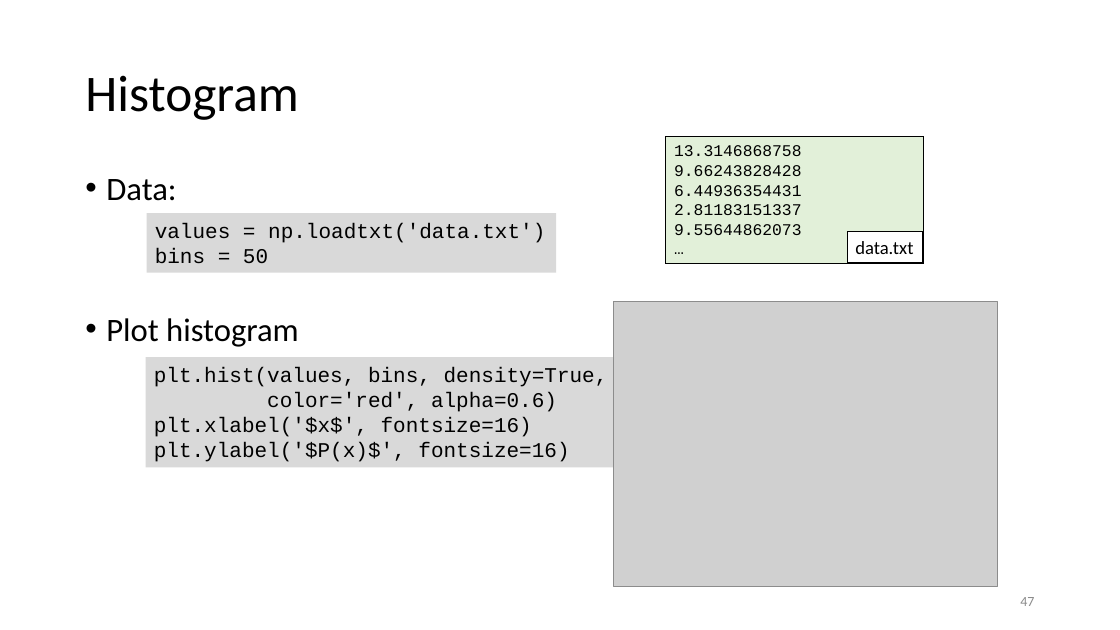
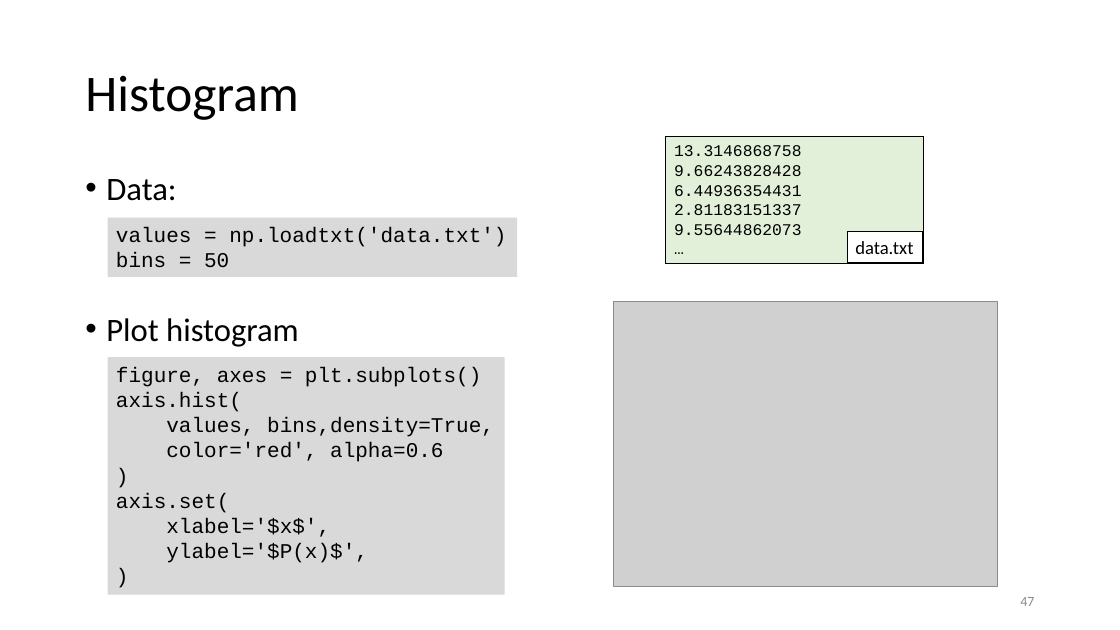
Before and after one commit to gjbex/Scientific-Python, a slide deck: slide 47 of scientific_python.pptx. Drawn at 1120x630 pixels with LibreOffice and Linux fonts; fonts in the diff are those of the drawing; grey boxes stand for pictures. Boxes give left, top, right and bottom in pixels: in the first picture for what was removed or moved away, otherwise in the second. Text is boxed around its words. In the diff, an @@ line names an element or a change of style, - is before the commit and + after.

```diff
--- a/scientific_python.pptx
+++ b/scientific_python.pptx
@@ rectangle "values = np.loadtxt('data.txt')": place and size @@
-rectangle "values = np.loadtxt('data.txt')" at [146,213,556,273]
+rectangle "values = np.loadtxt('data.txt')" at [108,218,518,277]
@@ rectangle "figure, axes = plt.subplots()": place and size @@
-rectangle "figure, axes = plt.subplots()" at [145,357,618,467]
+rectangle "figure, axes = plt.subplots()" at [108,357,504,595]
@@ text in rectangle at [116,367,494,563]: text changed @@
-plt.hist(values, bins, density=True,
-color='red', alpha=0.6)
-plt.xlabel('$x$', fontsize=16)
-plt.ylabel('$P(x)$', fontsize=16)
+figure, axes = plt.subplots()
+axis.hist(
+values, bins,density=True,
+color='red', alpha=0.6
+)
+axis.set(
+xlabel='$x$',
+ylabel='$P(x)$',
+)
```
Also in this commit, not shown: 5 other slides changed, 9 other files.
